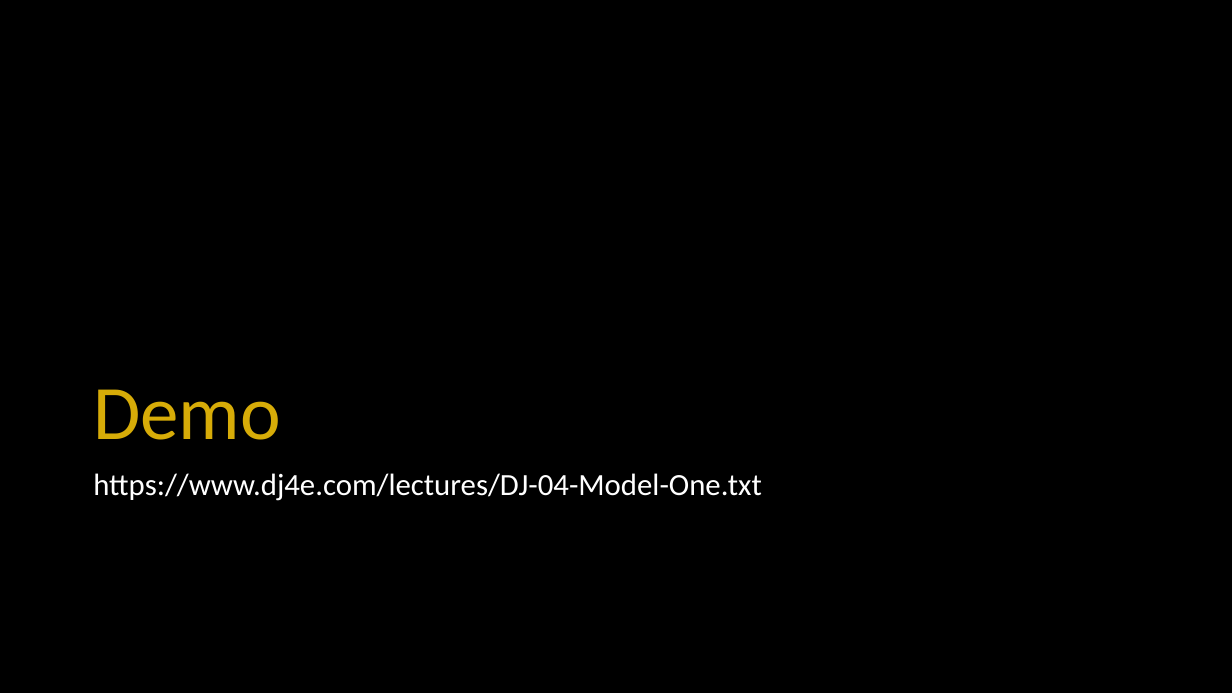
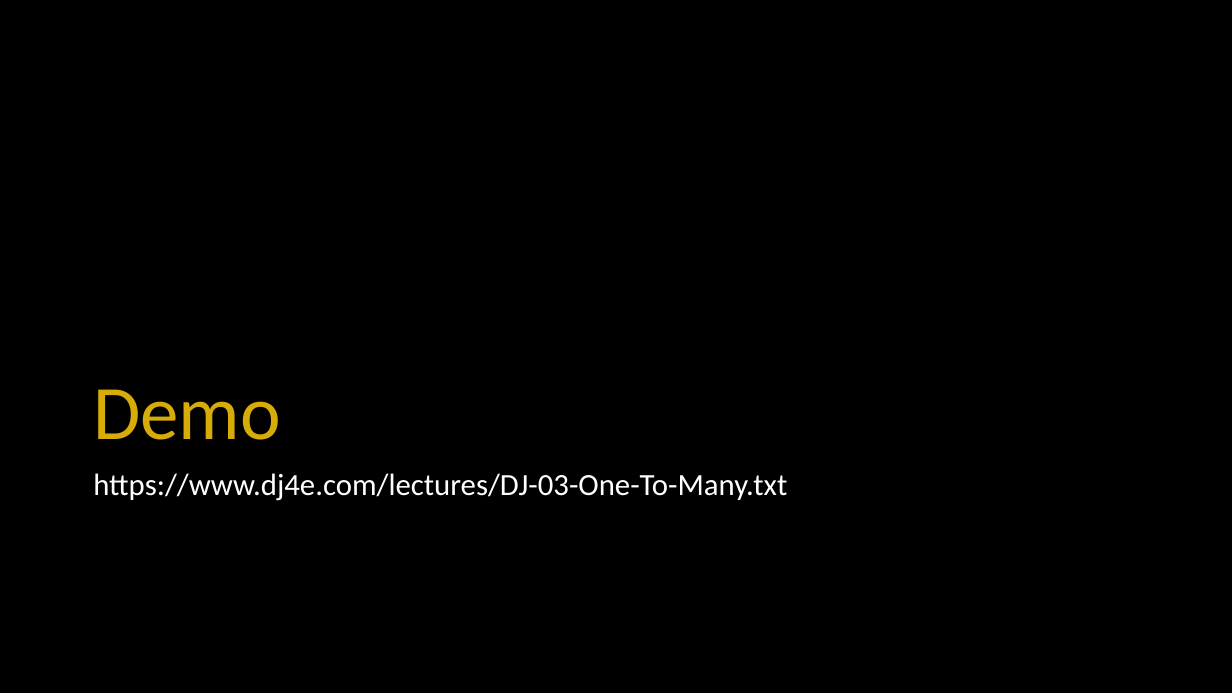
Before and after one commit to csev/dj4e, a slide deck: slide 27 of lectures/DJ-03-One-To-Many.pptx. Drawn at 1232x693 pixels with LibreOffice and Linux fonts; fonts in the diff are those of the drawing; background and template pictures are left out. Boxes give left, top, right and bottom in pixels: in the first picture for what was removed or moved away, otherwise in the second. Text is boxed around its words. In the diff, an @@ line names an element or a change of style, - is before the commit and + after.

```diff
--- a/lectures/DJ-03-One-To-Many.pptx
+++ b/lectures/DJ-03-One-To-Many.pptx
@@ text at [93, 473, 787, 501]: text changed @@
-https://www.dj4e.com/lectures/DJ-04-Model-One.txt
+https://www.dj4e.com/lectures/DJ-03-One-To-Many.txt
```
Also in this commit, not shown: 3 other slides changed, 1 other file.
